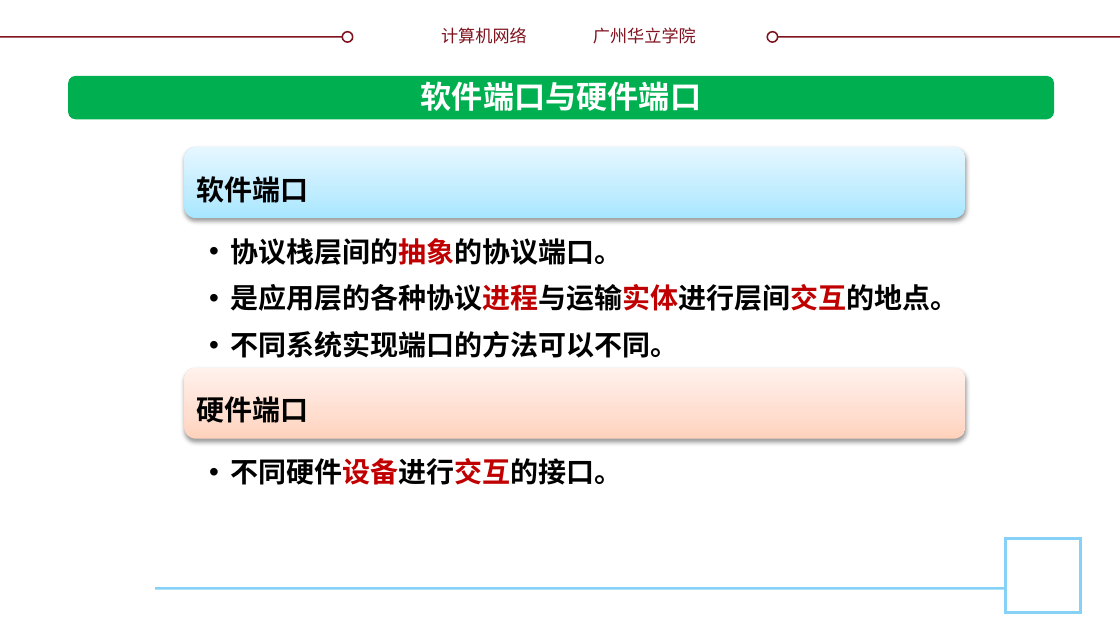
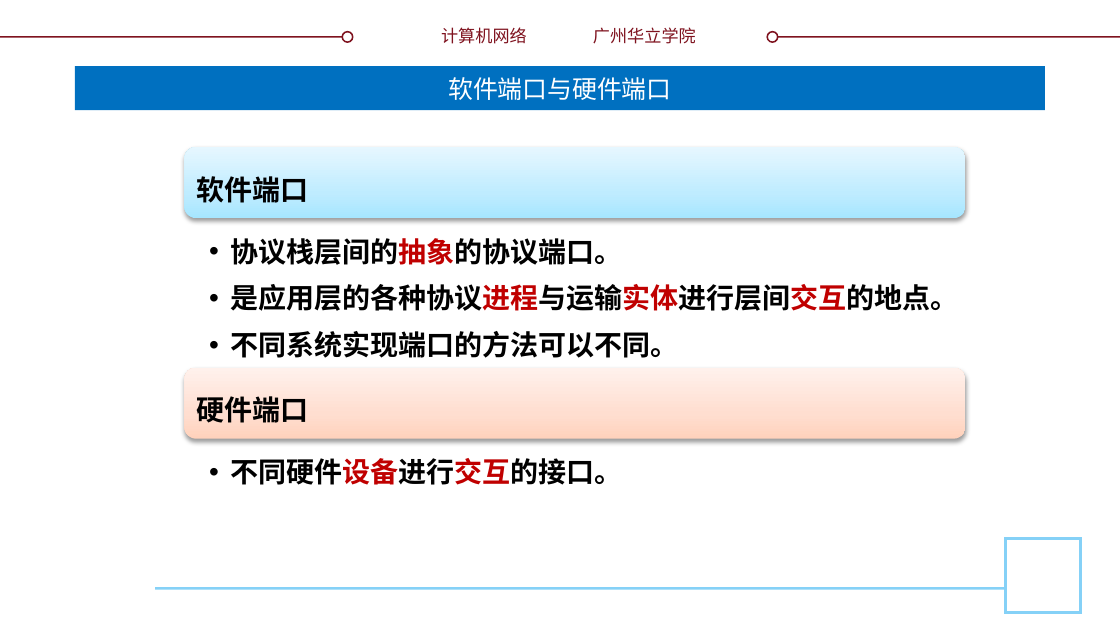
Before and after one commit to glplaman/glplaman.github.io, a slide deck: slide 16 of network/ppt/chap5.pptx. Drawn at 1120x630 pixels with LibreOffice and Linux fonts; fonts in the diff are those of the drawing; background and template pictures are left out. Boxes give left, top, right and bottom in pixels: in the first picture for what was removed or moved away, otherwise in the second. Text is boxed around its words. In the diff, an @@ line names an element or a change of style, - is before the commit and + after.

```diff
--- a/network/ppt/chap5.pptx
+++ b/network/ppt/chap5.pptx
@@ rounded rectangle removed at (68, 76, 1054, 120) @@
@@ title "软件端口与硬件端口": place and size @@
-title "软件端口与硬件端口" at (421, 81, 701, 111)
+title "软件端口与硬件端口" at (75, 66, 1045, 110)
@@ title "软件端口与硬件端口" at (75, 66, 1045, 110): size 20 to 16 pt, bold off; vertical alignment top to middle; fill none to #0070C0 @@
```
Also in this commit, not shown: 16 other slides changed, 3 slides added, 19 other files.
